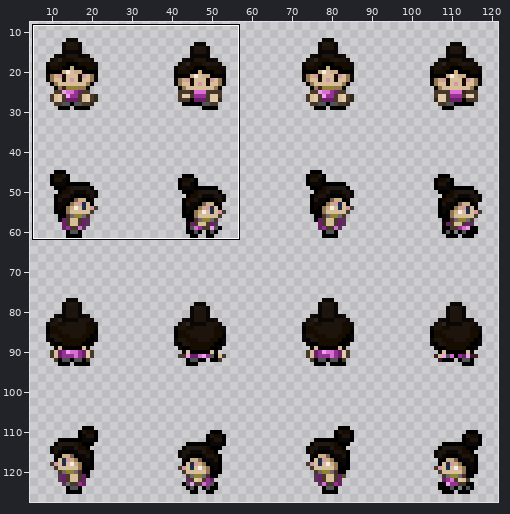
Edited in one commit: sprite sheet (images/characters/2.png). The picture above shows the old version from afar; the outline marks the close-up.
Close-up. Earlier state:
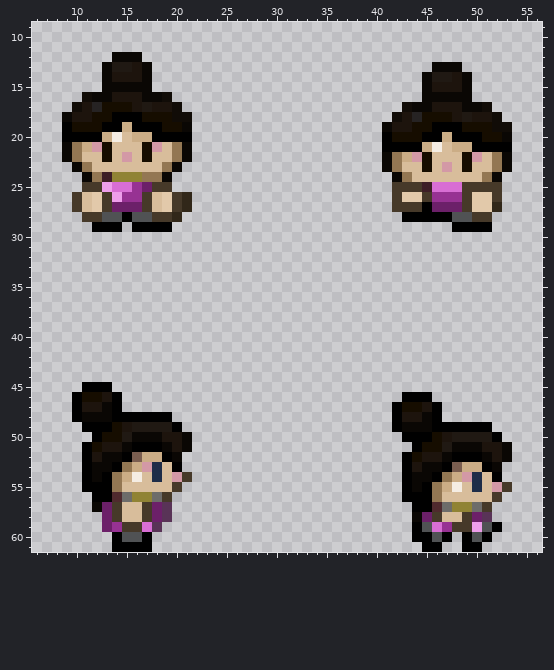
The file is 128x128 pixels. Pixels under 10% opacity are left out. Colours within 5 levels of each other are drawn and written as one. Shown: x 6..56, y 9..61. The wide view leaves out empty margins. The commit also changed other parts of the picture, which this record leaves out.
Now the later version:
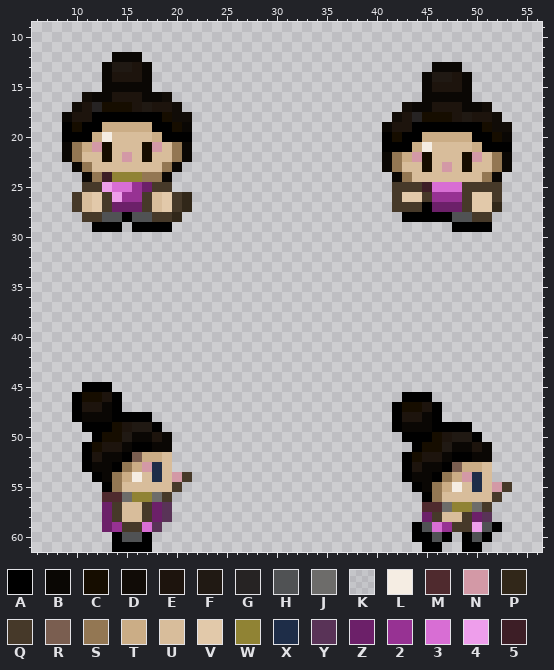
Palette (. is transparent): A #000000  B #0a0704  C #160d00  D #110c07  E #1d140d  F #201913  G #262323  H #505254  J #6d6c6a  K #989aa529  L #f5ede3  M #4f2a2e  N #d399a6  P #312719  Q #463929  R #7a5e50  S #937753  T #cbad86  U #d8bd9b  V #e2c9aa  W #908334  X #1e2d48  Y #593357  Z #6c2069  2 #973293  3 #d86ed4  4 #ee9eeb  5 #3d1e26
The exact change:
Changed rows in their new state; - is an unchanged pixel.
first column x 11:
18 -AA---AA---------------------------------
19 AATT-TT-A------------------------AA---AA-
20 -TLU-UUT------------------------AATT-TT-A
21 ---------------------------------TLU-UUT-
first column x 11:
48 -------..----------------------------------
49 -------A..-----------------------------..--
50 -------EB..----------------------------A..-
51 -------B-..----------------------------EB..
52 --------U.-----------------------------B-..
53 ---------.------------------------------U.-
54 .AB--------------------------------------.-
55 ..------------------------------.AB--------
56 -.M-----------------------------..---------
57 -.-------------------------------.M--------
58 ---------------------------------.---------
Changed places in both close-ups, as pixel boxes (x1, y1, x2, y2):
changed: (82, 112, 172, 142)
changed: (402, 122, 492, 152)
changed: (152, 412, 192, 472)
changed: (402, 422, 512, 522)
changed: (82, 472, 112, 512)
